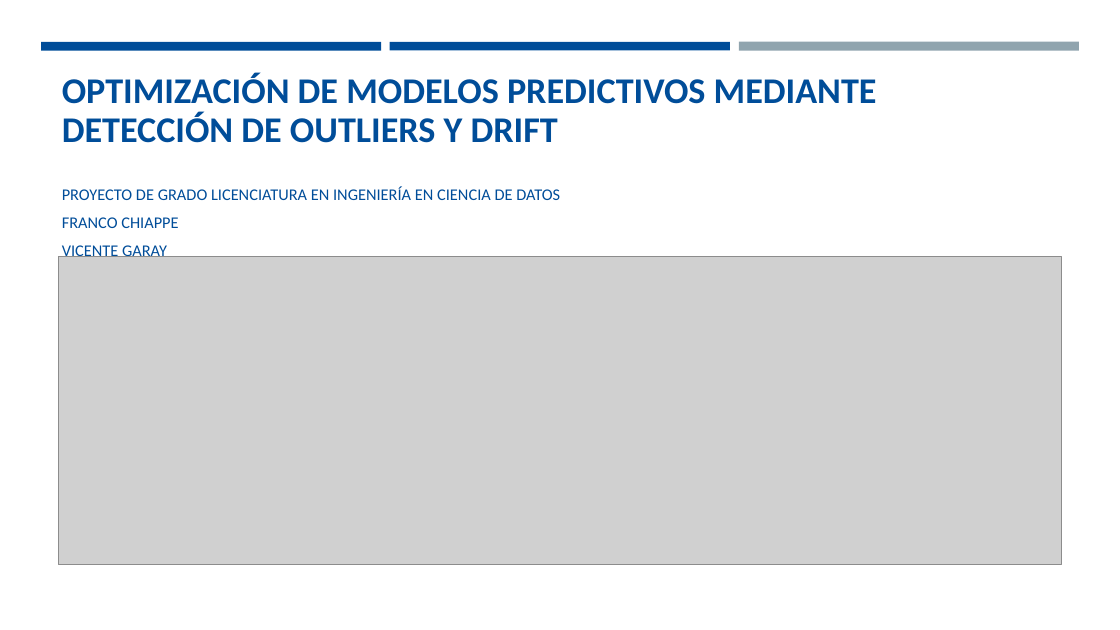
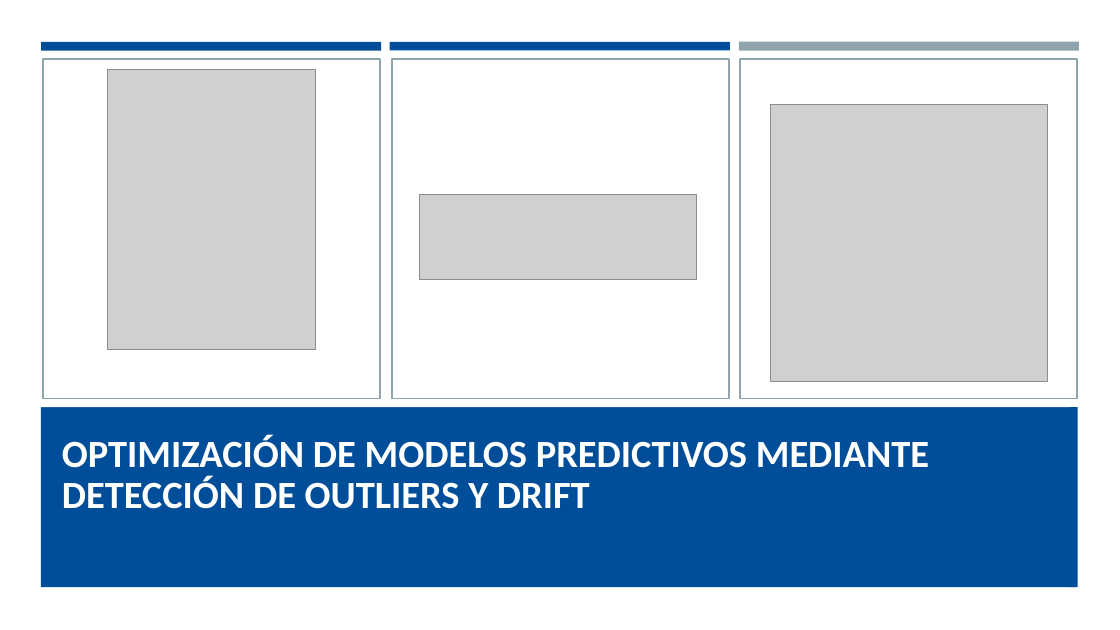
Before and after one commit to fchiapped/Proyecto-Grado, a slide deck: slide 1 of Entregas/UC/New Presentation.pptx. Drawn at 1120x630 pixels with LibreOffice and Linux fonts; fonts in the diff are those of the drawing; grey boxes stand for pictures. Boxes give left, top, right and bottom in pixels: in the first picture for what was removed or moved away, otherwise in the second. Text is boxed around its words. In the diff, an @@ line names an element or a change of style, - is before the commit and + after.

```diff
--- a/Entregas/UC/New Presentation.pptx
+++ b/Entregas/UC/New Presentation.pptx
@@ rectangle added at <box>43,59,380,398</box>, outline #90A4AE 1.5 pt @@
@@ rectangle added at <box>392,59,729,398</box>, outline #90A4AE 1.5 pt @@
@@ rectangle added at <box>740,59,1077,398</box>, outline #90A4AE 1.5 pt @@
@@ rectangle: place and size @@
-rectangle at <box>0,66,1120,630</box>
+rectangle at <box>0,66,1120,408</box>
@@ picture added at <box>108,70,315,350</box> @@
@@ picture added at <box>770,104,1048,381</box> @@
@@ subtitle removed at <box>62,187,560,257</box> @@
-PROYECTO DE GRADO LICENCIATURA EN INGENIERÍA EN CIENCIA DE DATOS
-FRANCO CHIAPPE
-VICENTE GARAY
-ZIYU GUO
@@ picture: place and size @@
-picture at <box>58,256,1061,565</box>
+picture at <box>420,194,697,279</box>
@@ rectangle added at <box>41,283,1076,586</box>, fill #004D99 @@
@@ rectangle added at <box>1070,408,1078,587</box>, fill #004D99 @@
@@ title "OPTIMIZACIÓN DE MODELOS PREDICTIVOS MEDIANTE ...": place and size @@
-title "OPTIMIZACIÓN DE MODELOS PREDICTIVOS MEDIANTE ..." at <box>62,73,877,143</box>
+title "OPTIMIZACIÓN DE MODELOS PREDICTIVOS MEDIANTE ..." at <box>62,435,929,509</box>
@@ title "OPTIMIZACIÓN DE MODELOS PREDICTIVOS MEDIANTE ..." at <box>62,435,929,509</box>: size 31 to 33 pt, text colour #004D99 to #FFFFFF @@
```
Also in this commit, not shown: 3 other slides changed, 21 slides added, 4 slides removed, 5 other files.
